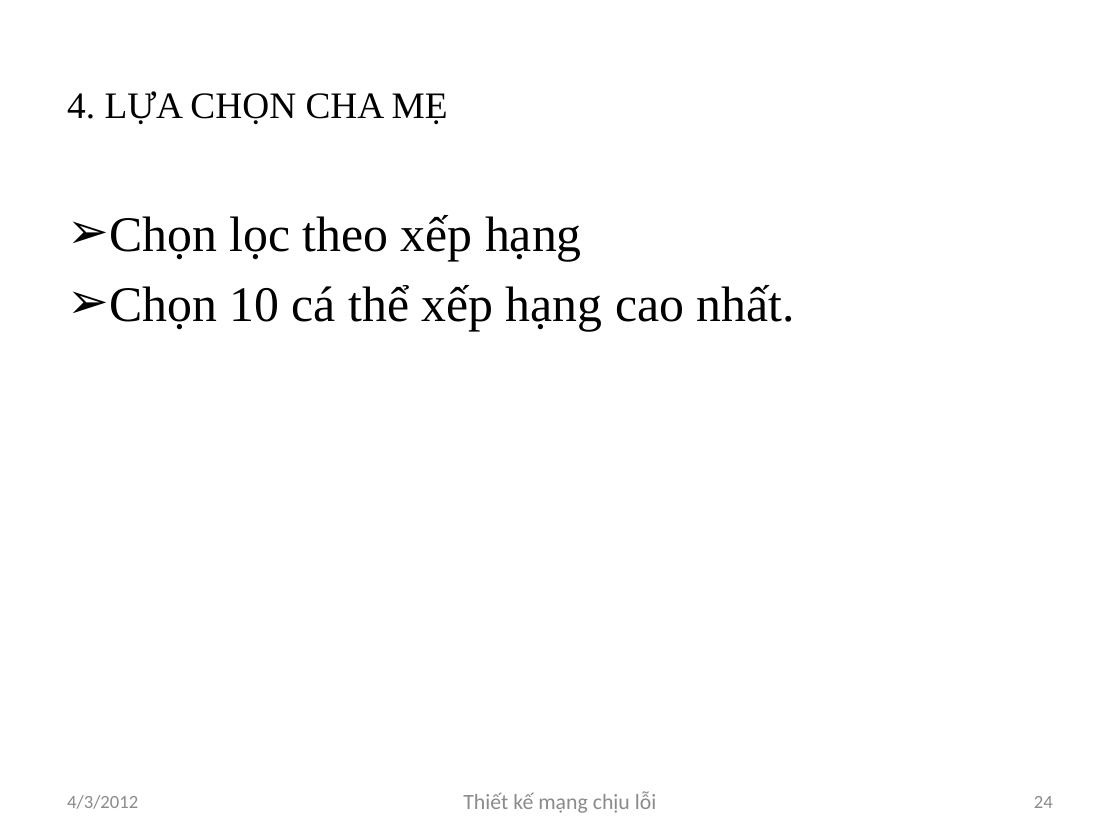
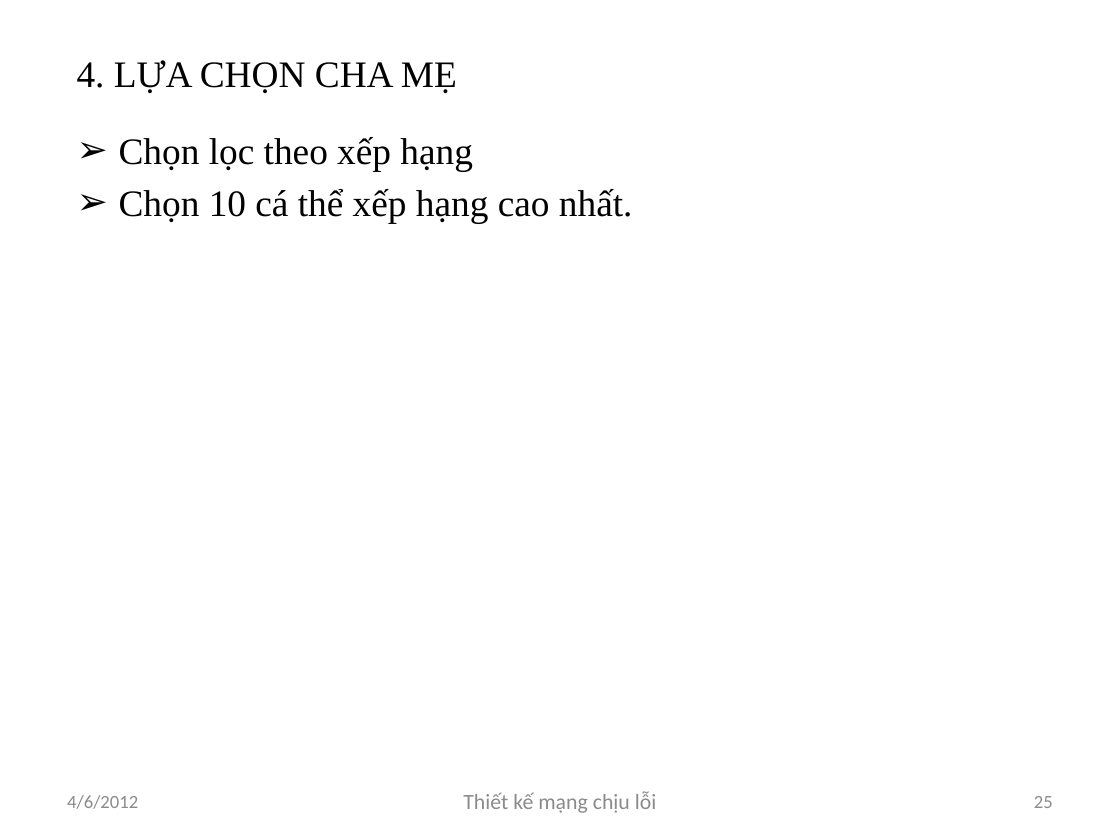
Before and after one commit to luongnv89/GAMSOND, a slide deck: slide 25 of Presents/Luongnv.Intro5.0.pptx (slide 24 before the commit). Drawn at 1120x840 pixels with LibreOffice and Linux fonts; fonts in the diff are those of the drawing. Boxes give left, top, right and bottom in pixels: in the first picture for what was removed or moved away, otherwise in the second. Text is boxed around its words. In the diff, an @@ line names an element or a change of style, - is before the commit and + after.

```diff
--- a/Presents/Luongnv.Intro5.0.pptx
+++ b/Presents/Luongnv.Intro5.0.pptx
@@ title "4. LỰA CHỌN CHA MẸ" moved from (x1=67, y1=91, x2=448, y2=124) to (x1=77, y1=60, x2=457, y2=93) @@
@@ text "Chọn lọc theo xếp hạng" moved from (x1=109, y1=215, x2=795, y2=331) to (x1=119, y1=137, x2=633, y2=223) @@
@@ text "Chọn lọc theo xếp hạng" at (x1=119, y1=137, x2=633, y2=223): size 32 to 24 pt; less space between paragraphs @@
@@ text at (x1=67, y1=795, x2=138, y2=809): text changed @@
-4/3/2012
+4/6/2012
@@ page number at (x1=1034, y1=796, x2=1053, y2=808): text changed @@
-24
+25
```
Also in this commit, not shown: 34 other slides changed, 1 slide added, 2 other files.
